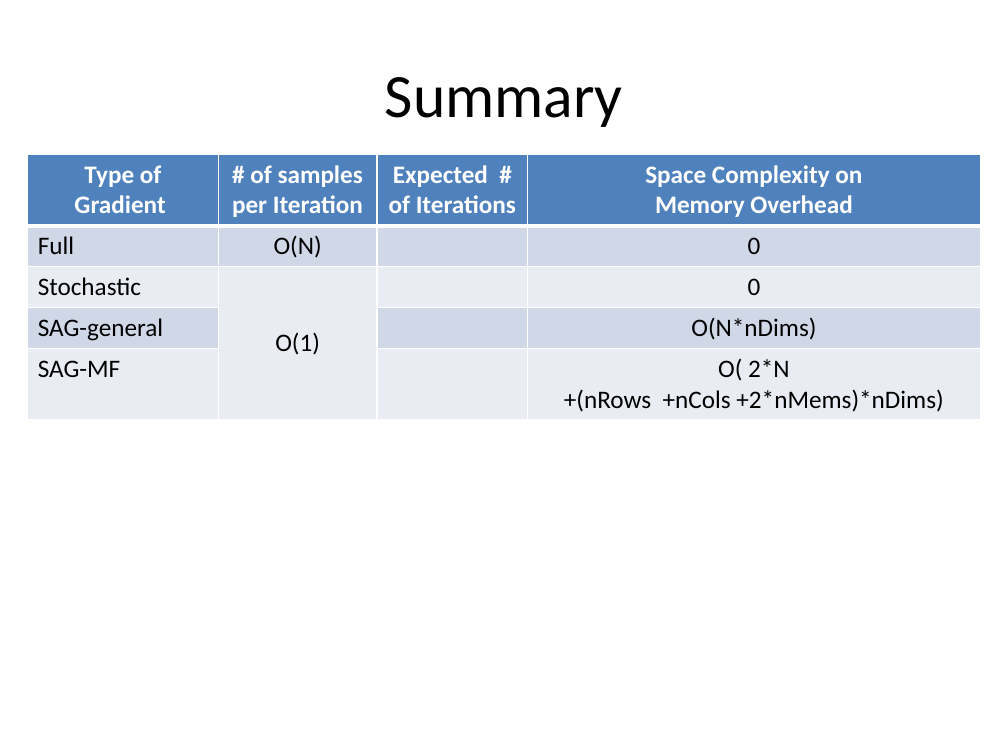
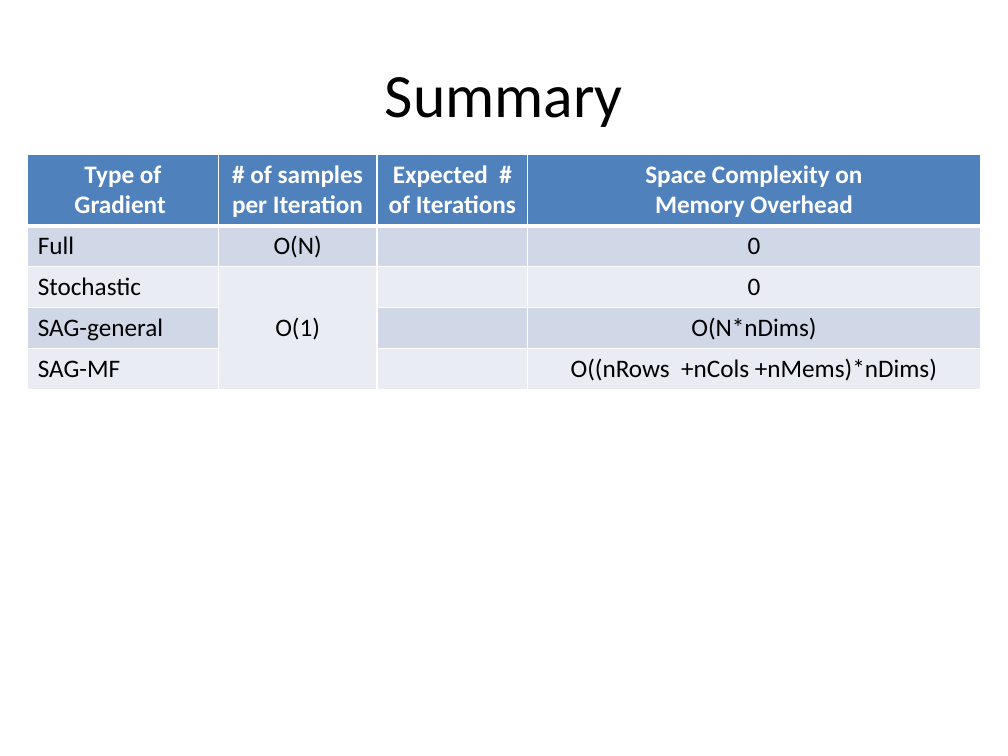
Before and after one commit to jamestklo/MatrixFactorizationMatlab, a slide deck: slide 18 of cs534L-SAGmf.pptx. Drawn at 1008x756 pixels with LibreOffice and Linux fonts; fonts in the diff are those of the drawing. Boxes give left, top, right and bottom in pixels: in the first picture for what was removed or moved away, otherwise in the second. Text is boxed around its words. In the diff, an @@ line names an element or a change of style, - is before the commit and + after.

```diff
--- a/cs534L-SAGmf.pptx
+++ b/cs534L-SAGmf.pptx
@@ table at [28,154,981,388] @@
-row 5, column 4: O( 2*N / +(nRows +nCols +2*nMems)*nDims)
+row 5, column 4: O((nRows +nCols +nMems)*nDims)
```
Also in this commit, not shown: 4 other slides changed, 9 other files.
